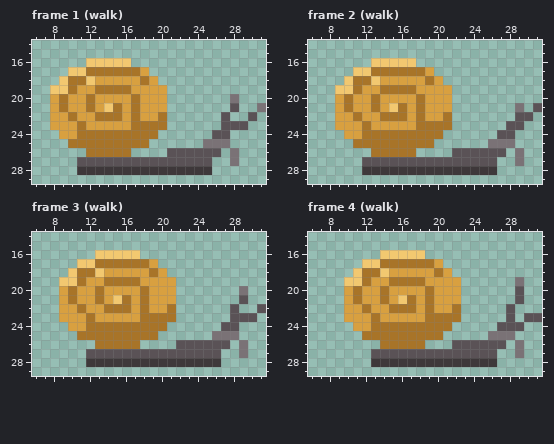
File history of a pixel-art file, Assets/Animales/caracol_de_mas_afuera.aseprite. That is the earlier state.
32x32 pixels, 8 frames. Colours within 5 levels of each other are drawn and written as one. Shown: frame 1 (walk): x 6..31, y 14..29; frame 2 (walk): x 6..31, y 14..29; frame 3 (walk): x 6..31, y 14..29; frame 4 (walk): x 6..31, y 14..29. The commit also changed other frames, which this record leaves out.
And afterwards:
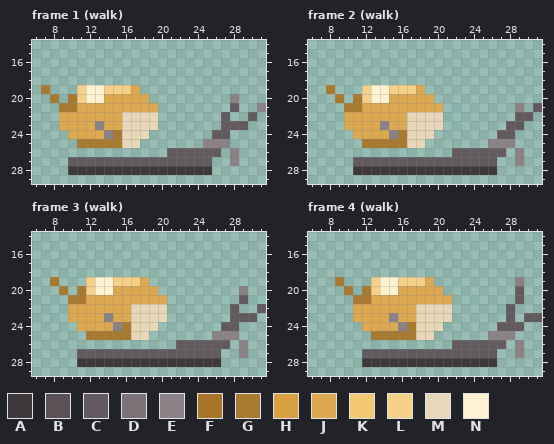
Palette (. is transparent): A #3e383a  B #5a5256  C #625a5e  D #7a7276  E #8a8286  F #a87428  G #a87a30  H #d8a040  J #dca850  K #f2c870  L #f4d088  M #e8d8b8  N #fff2d0
The edit:
Changed rows in their new state; - is an unchanged pixel.
Frame 1 (walk):
first column x 7:
16 -----.....---------------
17 ---.........-------------
18 --...........------------
19 G...LNNLLLJ...-----------
20 -G.GLNNJJJJJ..-------E---
21 -.GGJJJJJJJJJ.-------C--E
22 -.JJJJJJJMMMM.------C--C-
23 -.JJJJEJJMMMM.------CCC--
24 --.JJJJEGMMM.------CC----
25 ---.GGGGGMM.------EEE----
26 -----.....----CCCCCC-E---
27 ---CCCCCCCCCCCCCCCC--E---
28 ---A---------------------
Frame 2 (walk):
first column x 8:
16 -----.....--------------
17 ---.........------------
18 --...........-----------
19 G...LNNLLLJ...----------
20 -G.GLNNJJJJJ..----------
21 -.GGJJJJJJJJJ.-------E-C
22 -.JJJJJJJMMMM.-------CC-
23 -.JJJJEJJMMMM.------CC--
24 --.JJJJEGMMM.------CC---
25 ---.GGGGGMM.------EEE---
26 -----.....----CCCCCC-E--
27 ---CCCCCCCCCCCCCCCC--E--
28 ---A--------------------
Frame 3 (walk):
first column x 8:
16 -----.....--------------
17 ---.........------------
18 --...........-----------
19 G...LNNLLLJ...----------
20 -G.GLNNJJJJJ..-------E--
21 -.GGJJJJJJJJJ.-------C--
22 -.JJJJJJJMMMM.------C--C
23 -.JJJJEJJMMMM.------CCC-
24 --.JJJJEGMMM.------CC---
25 ---.GGGGGMM.------EEE---
26 -----.....----CCCCCC-E--
27 ---CCCCCCCCCCCCCCCC--E--
28 ---A--------------------
Frame 4 (walk):
first column x 9:
16 -----.....-------------
17 ---.........-----------
18 --...........----------
19 G...LNNLLLJ...------E--
20 -G.GLNNJJJJJ..------C--
21 -.GGJJJJJJJJJ.------C--
22 -.JJJJJJJMMMM.-----C---
23 -.JJJJEJJMMMM.-----C-CC
24 --.JJJJEGMMM.-----CCC--
25 ---.GGGGGMM.-----EEE---
26 -----.....---CCCCCC-E--
27 ---CCCCCCCCCCCCCCC--E--
28 ---A-------------------
Pixel boxes of the changes (left, top, right, bottom) in both pictures:
changed: (41, 58, 266, 175)
changed: (326, 58, 542, 175)
changed: (50, 250, 266, 367)
changed: (335, 250, 542, 367)
